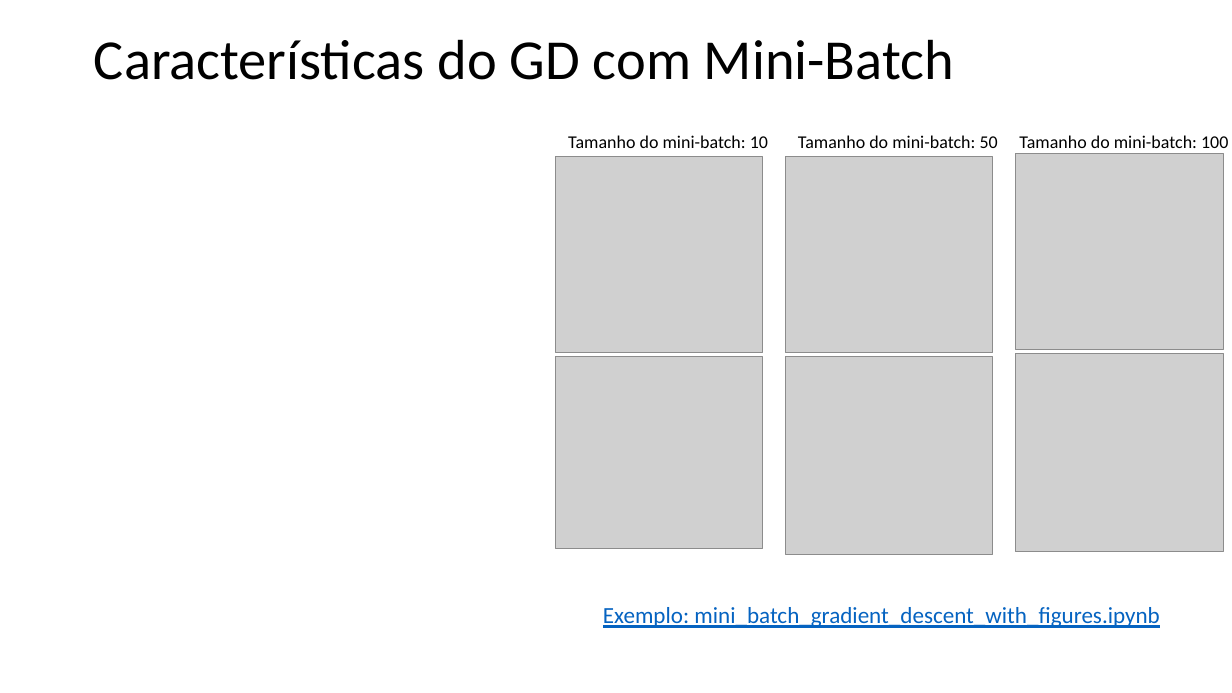
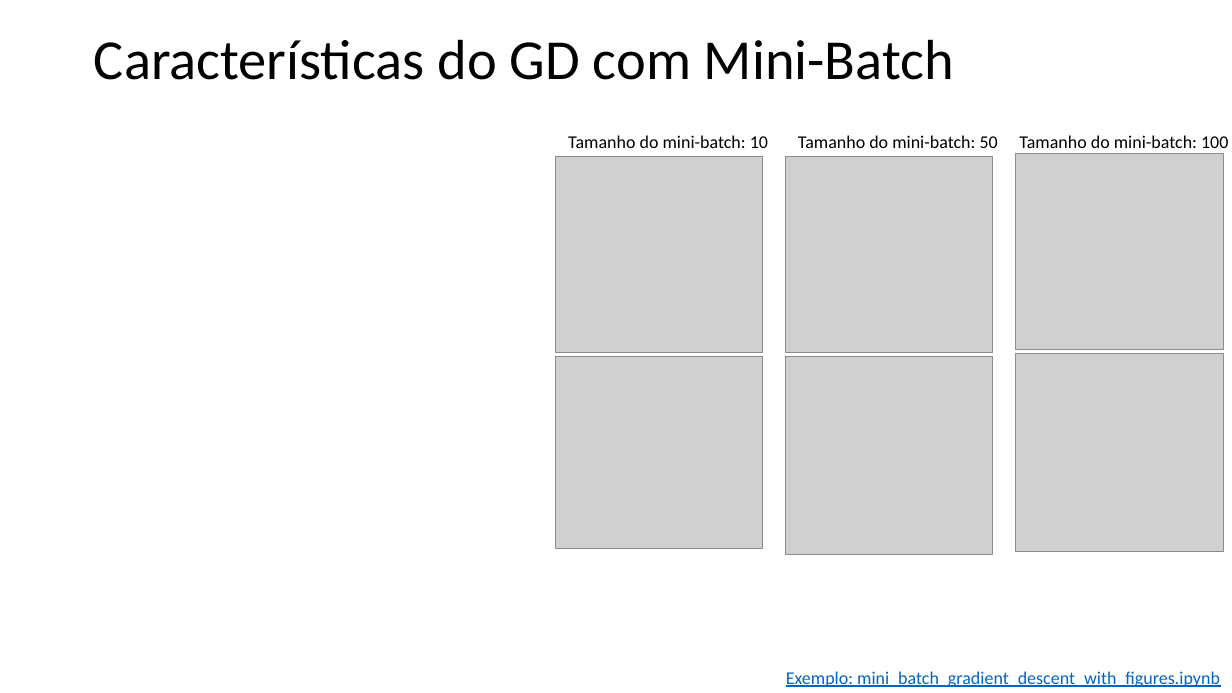
Before and after one commit to zz4fap/t319_aprendizado_de_maquina, a slide deck: slide 16 of slides/T319_Regressão_Linear (Parte II).pptx. Drawn at 1232x693 pixels with LibreOffice and Linux fonts; fonts in the diff are those of the drawing; grey boxes stand for pictures. Boxes give left, top, right and bottom in pixels: in the first picture for what was removed or moved away, otherwise in the second. Text is boxed around its words. In the diff, an @@ line names an element or a change of style, - is before the commit and + after.

```diff
--- a/slides/T319_Regressão_Linear (Parte II).pptx
+++ b/slides/T319_Regressão_Linear (Parte II).pptx
@@ text "Exemplo: mini_batch_gradient_descent_with_figures.ipynb": place and size @@
-text "Exemplo: mini_batch_gradient_descent_with_figures.ipynb" at box(603, 607, 1159, 628)
+text "Exemplo: mini_batch_gradient_descent_with_figures.ipynb" at box(786, 671, 1220, 687)
@@ text "Exemplo: mini_batch_gradient_descent_with_figures.ipynb" at box(786, 671, 1220, 687): size 18 to 14 pt @@
```
Also in this commit, not shown: 4 other slides changed, 3 other files.
